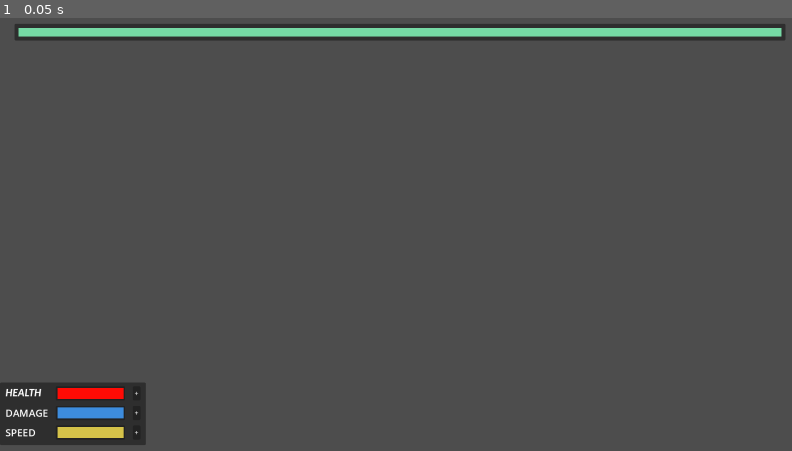
Above: before the commit, frame 1.
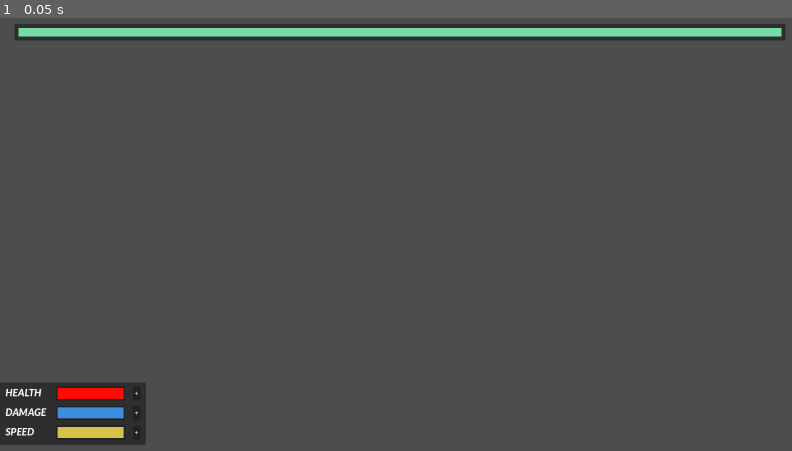
Above: after the commit, the same moment.

Repository: borna-misetic/X.Press-2025
Game: Godot game, scene res://Scenes/upgrade_component.tscn
Two runs of this game, one before a commit and one after it. Both use one fixed random seed, a clock stepped at 60 frames per second and the inputs below. This scene is started directly instead of the project's main scene.
Inputs:
- Up to frame 1 (0.05 s): no input

The runs differ from the first frame. In frame 1, 0.1% of the frame differs, in the area x 0-7%, y 90-97%.

Commit message:
More sprites

Diff:
--- a/Scenes/upgrade_component.tscn
+++ b/Scenes/upgrade_component.tscn
@@ -169,6 +169,7 @@
 custom_minimum_size = Vector2(102, 34)
 layout_mode = 2
 size_flags_horizontal = 0
+theme_override_fonts/font = ExtResource("1_6wwle")
 theme_override_font_sizes/font_size = 24
 text = "DAMAGE"
 
@@ -229,6 +230,7 @@
 custom_minimum_size = Vector2(102, 34)
 layout_mode = 2
 size_flags_horizontal = 0
+theme_override_fonts/font = ExtResource("1_6wwle")
 theme_override_font_sizes/font_size = 24
 text = "SPEED"
 
Binary file added: Textures/Modules/Antler.png
Not shown, added: Textures/Modules/Antler.png.import
Binary file added: Textures/Modules/Antler1.png
Not shown, added: Textures/Modules/Antler1.png.import
Binary file added: Textures/Modules/Horn1.png
Not shown, added: Textures/Modules/Horn1.png.import
Binary file added: Textures/Modules/Horn2.png
Not shown, added: Textures/Modules/Horn2.png.import
